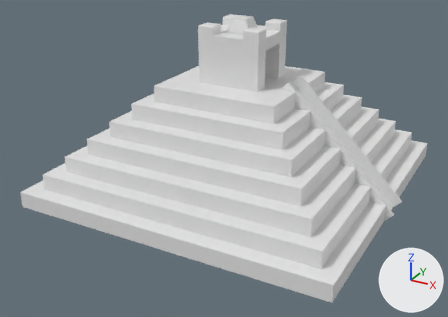
The Blender file 3d/pyramid-loop-cut-steps2.blend, before and after one commit.
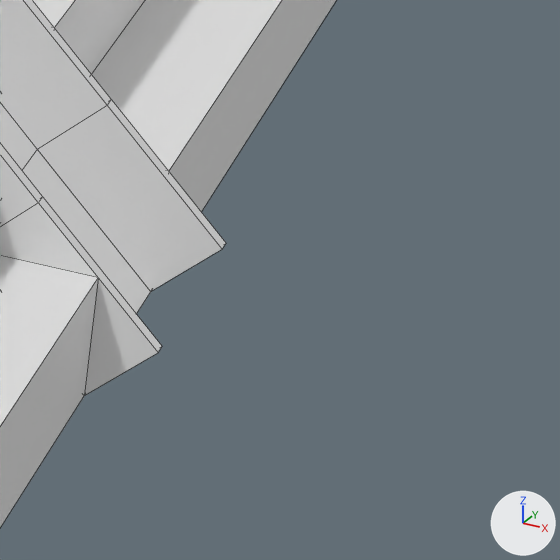
The first picture shows the older version from a camera (50 mm lens) standing at (17.2, -33.7, 18.1) and looking at (-0.2, -2.0, 2.2). The close-ups show both versions on the part from 83% to 99% of the width and 54% to 76% of the height of that picture; other places that the commit changed are outside them. The lights are fixed; the arrows at lower right show +X, +Y and +Z. The close-ups show mesh edges as thin lines.

Before the edit, the objects in view are built like this:
```python
me_cube = bpy.data.meshes.new('Cube')
me_cube.from_pydata(...)  # 499 vertices, 482 faces; spans x -10.0..10.5, y -10.0..10.0, z 0.0..10.8
me_cube.materials.append(mat_material)  # white #e7e7e7
ob_cube = bpy.data.objects.new('Cube', me_cube)
ob_cube.location = (0.0, 0.0, 0.0)
```
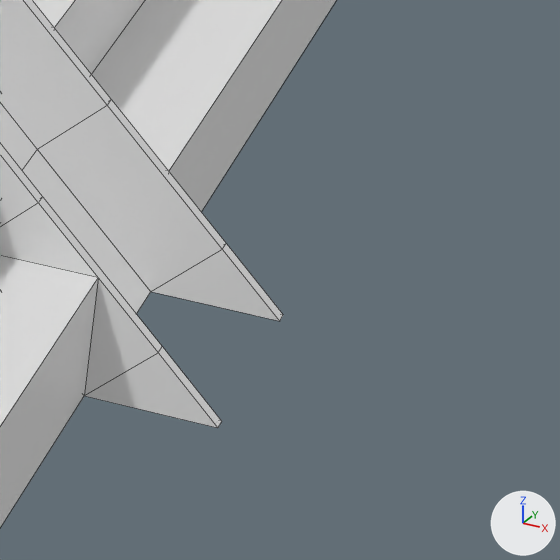
Patch to the scene script:
```diff
--- a/3d/pyramid-loop-cut-steps2.blend.py
+++ b/3d/pyramid-loop-cut-steps2.blend.py
@@ me_cube @@
 # used by ob_cube; location = (0.0, 0.0, 0.0)
-me_cube.from_pydata(...)  # 499 vertices, 482 faces; spans x -10.0..10.5, y -10.0..10.0, z 0.0..10.8
+me_cube.from_pydata(...)  # 515 vertices, 498 faces; spans x -10.0..11.0, y -10.0..10.0, z 0.0..10.8
+# me_cube part 1
+# 2 faces are deleted
+# 8 vertices are added at x 10.5..11.0, y -1.0..1.0, z 0.0
+# 10 new faces join them
 me_cube.materials.append(mat_material)
```

What differs and where, as boxes [x1, y1, x2, y2] in the close-ups (560 x 560 px):
part 1 of me_cube, built on: after [85, 244, 283, 428]
